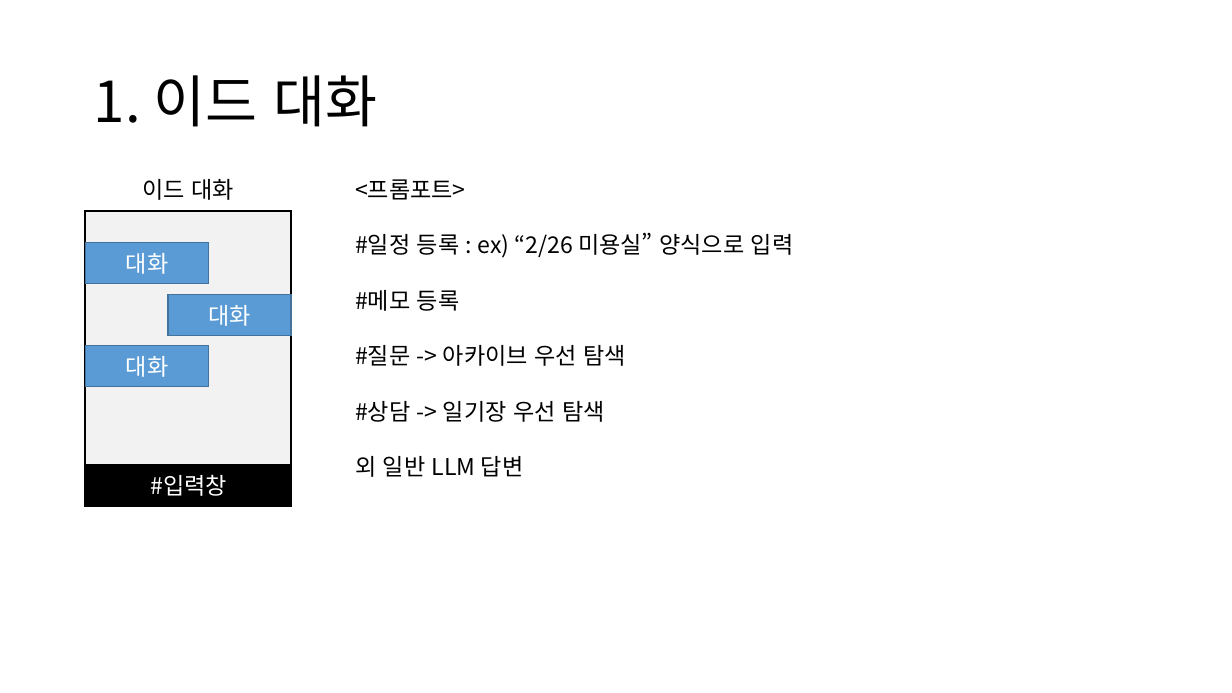
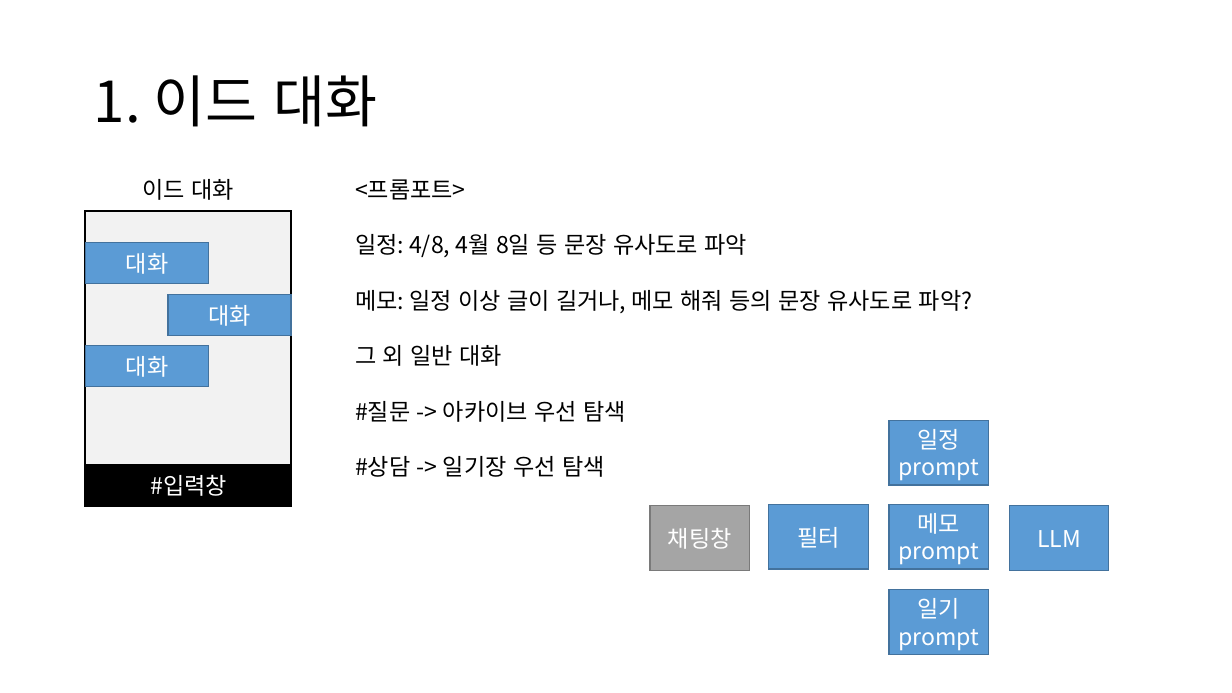
Before and after one commit to HeyHO2154/Id, a slide deck: slide 11 of 시스템 설계도.pptx. Drawn at 1232x693 pixels with LibreOffice and Linux fonts; fonts in the diff are those of the drawing. Boxes give left, top, right and bottom in pixels: in the first picture for what was removed or moved away, otherwise in the second. Text is boxed around its words. In the diff, an @@ line names an element or a change of style, - is before the commit and + after.

```diff
--- a/시스템 설계도.pptx
+++ b/시스템 설계도.pptx
@@ text at <box>355,234,972,366</box>: text changed @@
-#일정 등록 : ex) “2/26 미용실” 양식으로 입력
-#메모 등록
+일정: 4/8, 4월 8일 등 문장 유사도로 파악
+메모: 일정 이상 글이 길거나, 메모 해줘 등의 문장 유사도로 파악?
+그 외 일반 대화
@@ rectangle added at <box>889,421,989,485</box>, fill #5B9BD5, outline #43739E 1 pt, 18 pt, text #FFFFFF @@
+일정prompt
@@ text at <box>355,456,524,477</box>: paragraph removed @@
-외 일반 LLM 답변
@@ rectangle added at <box>651,506,750,570</box>, fill #A5A5A5, outline #7A7A7A 1 pt, 18 pt, text #FFFFFF @@
+채팅창
@@ rectangle added at <box>769,505,869,569</box>, fill #5B9BD5, outline #43739E 1 pt, 18 pt, text #FFFFFF @@
+필터
@@ rectangle added at <box>889,505,989,569</box>, fill #5B9BD5, outline #43739E 1 pt, 18 pt, text #FFFFFF @@
+메모prompt
@@ rectangle added at <box>1009,506,1109,570</box>, fill #5B9BD5, outline #43739E 1 pt, 18 pt, text #FFFFFF @@
+LLM
@@ rectangle added at <box>889,590,989,654</box>, fill #5B9BD5, outline #43739E 1 pt, 18 pt, text #FFFFFF @@
+일기prompt
```
Also in this commit, not shown: 2 other slides changed.
